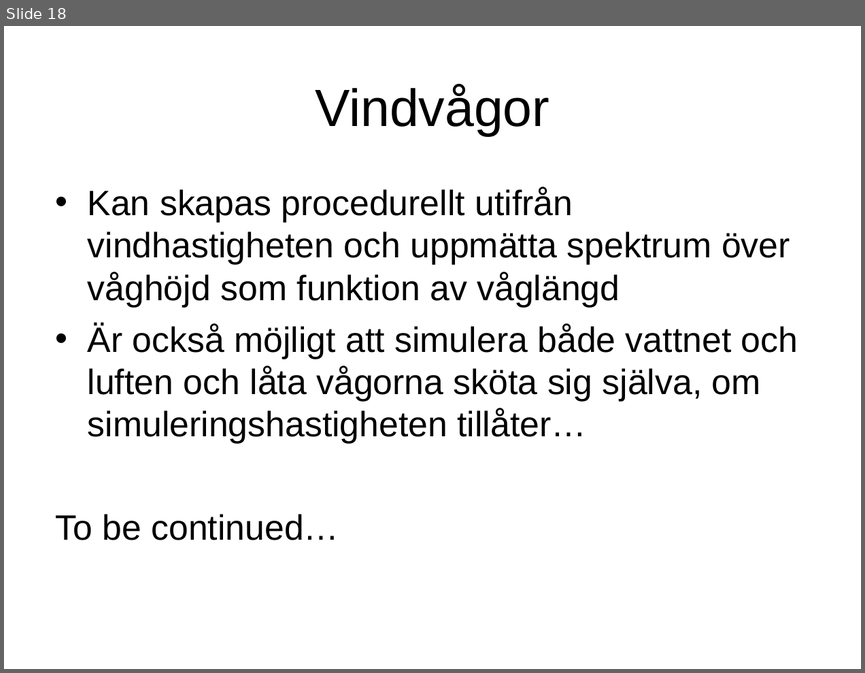
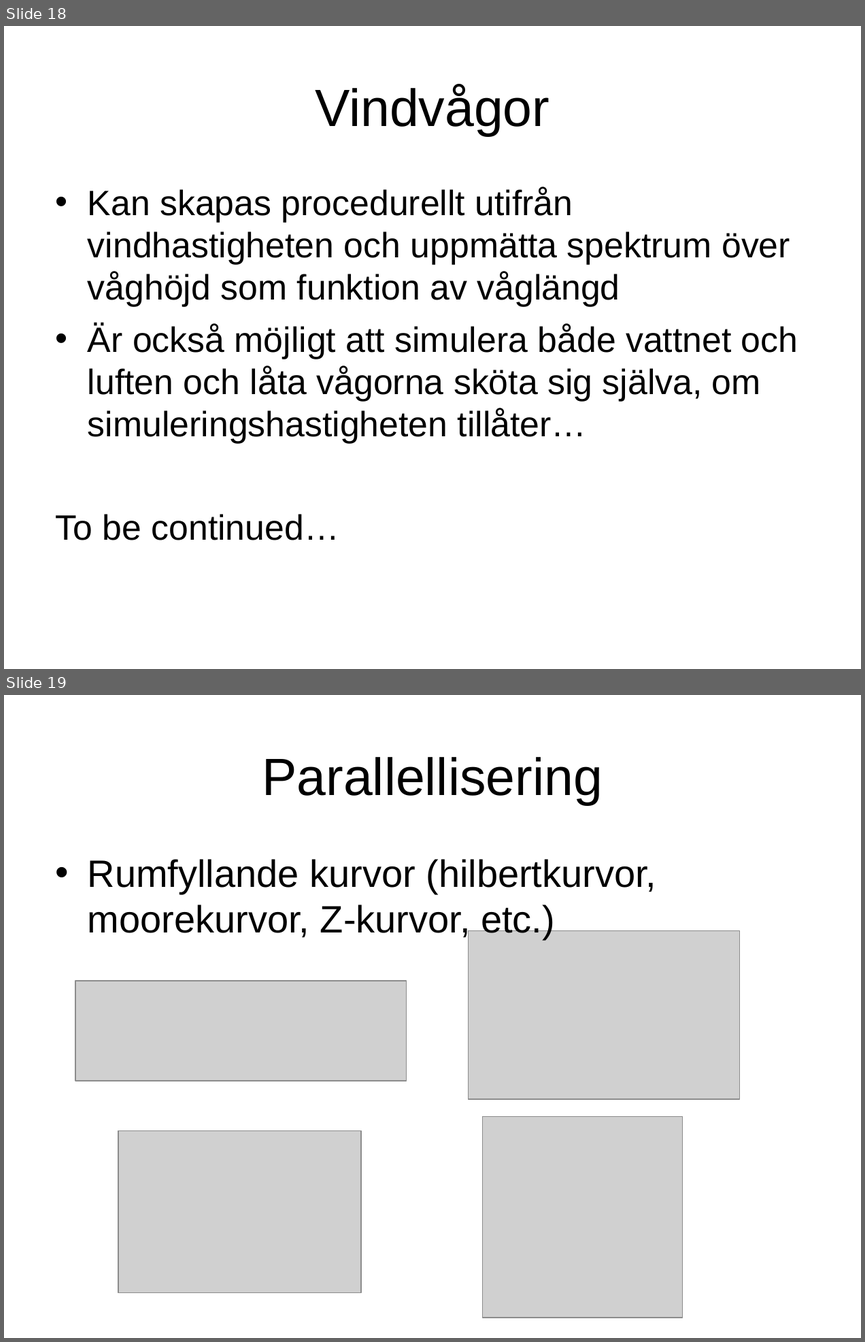
Before and after one commit to krikru/master_thesis, a slide deck: Document/Halvtidskontroll/Presentation.ppt. Shown one above the other, each under a label of ours: slide 18 before the commit, slides 18 and 19 after it. The pictures are 865x673 and 865x1342 pixels, drawn with LibreOffice and Linux fonts; fonts in the diff are those of the drawing; grey boxes stand for pictures. Boxes give left, top, right and bottom in pixels: in the first picture for what was removed or moved away, otherwise in the second. Text is boxed around its words. In the diff, an @@ line names an element or a change of style, - is before the commit and + after.

```diff
--- a/Document/Halvtidskontroll/Presentation.ppt
+++ b/Document/Halvtidskontroll/Presentation.ppt
@@ slide 19 added at (4,695,861,1338), background #FFFFFF @@
@@ title added at (262,757,602,805), 44 pt, text #000000 @@
+Parallellisering
@@ text added at (88,859,656,940), 32 pt, text #000000 @@
+• Rumfyllande kurvor (hilbertkurvor, moorekurvor, Z-kurvor, etc.)
@@ picture added at (468,930,740,1100) @@
@@ picture added at (75,981,406,1081) @@
@@ picture added at (482,1117,682,1318) @@
@@ picture added at (118,1130,360,1292) @@
```
Also in this commit, not shown: 4 other files.
